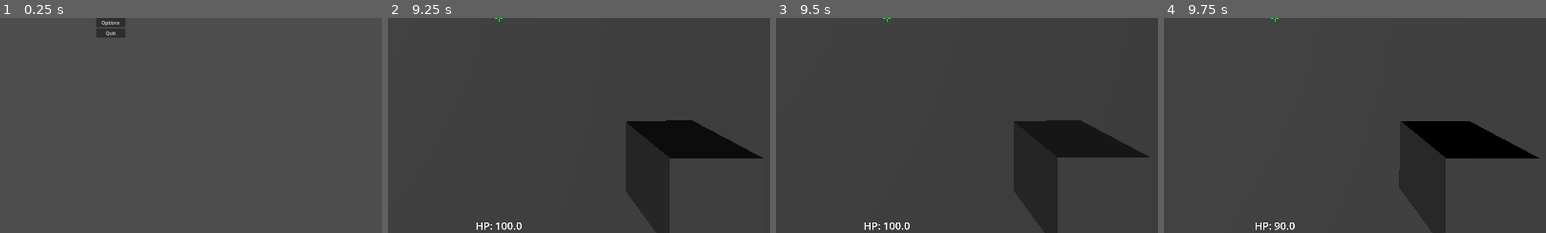
Above: before the commit, frames 1-4 (left to right).
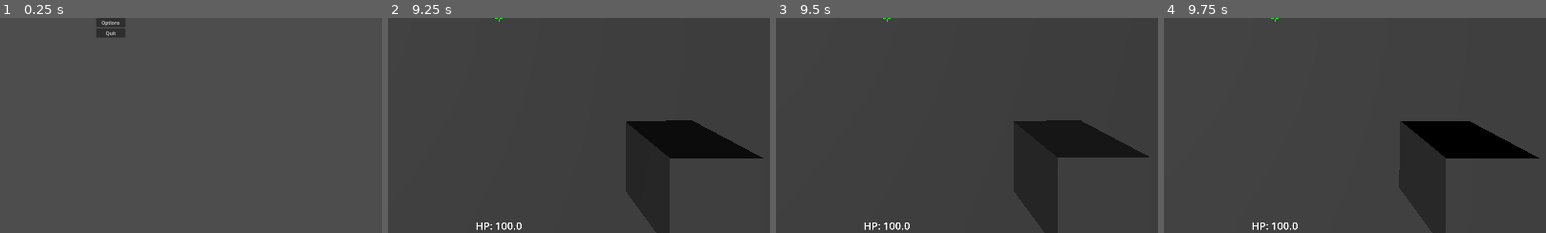
Above: after the commit, the same moments.

Repository: jarodarte/project-simba
Game: Godot game, scene res://game_start.tscn
Two runs of this game, one before a commit and one after it. Both use one fixed random seed, a clock stepped at 60 frames per second and the inputs below. Sound files missing from this copy of the repository are replaced by a short silence.
Inputs (mouse positions are % of the whole screen's width and height, from its top left):
- Up to frame 1 (0.25 s): no input
- Up to frame 2 (9.25 s): click "Play" at 0.5 s; tap Enter at 1.25, 6.5 s; move the mouse to (55, 50) at 1.27 s; press the mouse at (55, 50) at 1.28 s; hold W (forward) 1.28-6.53 s; tap Space (jump) at 1.52, 2.27, 3.77, 4.25, 4.52, 5.27, 6.77, 7.52, 8.27 s; move the mouse to (45, 50) at 2.02 s; release the mouse at (45, 50) at 2.03 s; tap E (interact) at 2.1 s; click (45, 50) at 2.3 s; move the mouse to (52, 48) at 2.77 s; hold Mouse wheel up (next_weapon) 2.78-3.53 s; click (52, 48) at 3.05 s; move the mouse to (49, 52) at 3.52 s; tap Mouse wheel down (prev_weapon) at 3.6 s; click (49, 52) at 3.8 s; move the mouse to (57, 51) at 4.27 s; press the mouse at (57, 51) at 4.28 s; move the mouse to (42, 49) at 5.02 s; release the mouse at (42, 49) at 5.03 s; tap 1 (weapon_1) at 5.1 s; click (42, 49) at 5.3 s; move the mouse to (51, 50) at 5.77 s; press the mouse at (51, 50) at 5.78 s; tap 2 (weapon_2) at 5.85 s; move the mouse to (46, 48) at 6.52 s; release the mouse at (46, 48) at 6.53 s; hold D (right) 6.53-7.28 s; click (46, 48) at 6.6 s; move the mouse to (55, 50) at 7.27 s; hold E (interact) 7.28-8.03 s; hold W (forward) from 7.28 s (still down); click (55, 50) at 7.55 s; move the mouse to (45, 50) at 8.02 s; tap Mouse wheel up (next_weapon) at 8.1 s; click (45, 50) at 8.3 s; move the mouse to (52, 48) at 8.77 s; hold Mouse wheel down (prev_weapon) from 8.78 s (still down); click (52, 48) at 9.05 s
- Up to frame 3 (9.5 s): keep holding W (forward); keep holding Mouse wheel down (prev_weapon)
- Up to frame 4 (9.75 s): tap Space (jump) at 9.5 s; move the mouse to (49, 52) at 9.52 s; release W (forward) at 9.53 s; release Mouse wheel down (prev_weapon) at 9.53 s; hold A (left) from 9.53 s (still down); click (49, 52) at 9.6 s
The pictures show only the part of the screen within x 36-86%, y 50-100%; the shares and areas given below are measured in that part.

Frames 1-3 are identical in both runs. In frame 4, 0.2% of the frame differs, in the area x 23-35%, y 95-99%.

Commit message:
refactor enemy data
refactor enemy.gd to EnemyData and basic_enemy to allow multiple enemy types

Diff:
--- /dev/null
+++ b/EnemyData.gd
@@ -0,0 +1,9 @@
+extends Resource
+class_name EnemyData
+
+@export var enemy_name: String = "Basic"
+@export var max_health: float = 100.0
+@export var speed: float = 2.0
+@export var contact_damage: float = 10.0
+@export var points_on_death: int = 10
+@export var enemy_headshot_multiplier: float = 1.0
--- /dev/null
+++ b/basic_enemy.tres
@@ -0,0 +1,7 @@
+[gd_resource type="Resource" script_class="EnemyData" format=3 uid="uid://bswlakghi5nem"]
+
+[ext_resource type="Script" uid="uid://oue58volyrm1" path="res://EnemyData.gd" id="1_0clu7"]
+
+[resource]
+script = ExtResource("1_0clu7")
+metadata/_custom_type_script = "uid://oue58volyrm1"
--- a/enemy.tscn
+++ b/basic_enemy.tscn
@@ -1,40 +1,51 @@
 [gd_scene format=3 uid="uid://dnkfhtodwr512"]
 
-[ext_resource type="Script" uid="uid://c811pnb2j8kpy" path="res://enemy.gd" id="1_7k104"]
+[ext_resource type="Script" uid="uid://c811pnb2j8kpy" path="res://enemy.gd" id="1_rwafm"]
+[ext_resource type="Resource" uid="uid://bswlakghi5nem" path="res://basic_enemy.tres" id="2_rwafm"]
 
-[sub_resource type="CapsuleShape3D" id="CapsuleShape3D_qi2p4"]
-radius = 0.4
-height = 1.0
+[sub_resource type="SphereShape3D" id="SphereShape3D_7k104"]
+radius = 0.3
 
 [sub_resource type="CapsuleShape3D" id="CapsuleShape3D_7k104"]
 radius = 0.4
-height = 1.75
+height = 1.5
 
 [sub_resource type="CapsuleMesh" id="CapsuleMesh_a0tk4"]
 radius = 0.4
+height = 1.5
 
 [sub_resource type="StandardMaterial3D" id="StandardMaterial3D_7k104"]
+
+[sub_resource type="SphereMesh" id="SphereMesh_4gyqm"]
+radius = 0.3
+height = 0.6
 
 [sub_resource type="CapsuleShape3D" id="CapsuleShape3D_4gyqm"]
 radius = 0.4
 
-[node name="Enemy" type="CharacterBody3D" unique_id=700309911 node_paths=PackedStringArray("head_collision_shape") groups=["enemy"]]
+[node name="basic_enemy" type="CharacterBody3D" unique_id=700309911 node_paths=PackedStringArray("head_collision_shape") groups=["enemy"]]
 collision_layer = 4
 collision_mask = 5
-script = ExtResource("1_7k104")
+script = ExtResource("1_rwafm")
+data = ExtResource("2_rwafm")
 head_collision_shape = NodePath("HeadHurtbox")
 
 [node name="HeadHurtbox" type="CollisionShape3D" parent="." unique_id=1549179496]
-transform = Transform3D(1, 0, 0, 0, 1, 0, 0, 0, 1, 0, 0.5, 0)
-shape = SubResource("CapsuleShape3D_qi2p4")
+transform = Transform3D(1, 0, 0, 0, 1, 0, 0, 0, 1, 0, 0.6939442, 0)
+shape = SubResource("SphereShape3D_7k104")
 
 [node name="BodyHurtbox" type="CollisionShape3D" parent="." unique_id=1034230685]
-transform = Transform3D(1, 0, 0, 0, 1, 0, 0, 0, 1, 0, -0.1, 0)
+transform = Transform3D(1, 0, 0, 0, 1, 0, 0, 0, 1, 0, -0.25363153, 0)
 shape = SubResource("CapsuleShape3D_7k104")
 
 [node name="MeshInstance3D" type="MeshInstance3D" parent="." unique_id=1016774746]
+transform = Transform3D(1, 0, 0, 0, 1, 0, 0, 0, 1, 0, -0.25283492, 0)
 mesh = SubResource("CapsuleMesh_a0tk4")
 surface_material_override/0 = SubResource("StandardMaterial3D_7k104")
+
+[node name="MeshInstance3D2" type="MeshInstance3D" parent="." unique_id=651860541]
+transform = Transform3D(1, 0, 0, 0, 1, 0, 0, 0, 1, 0, 0.69285834, 0)
+mesh = SubResource("SphereMesh_4gyqm")
 
 [node name="NavigationAgent3D" type="NavigationAgent3D" parent="." unique_id=1061427175]
 
--- a/enemy.gd
+++ b/enemy.gd
@@ -3,13 +3,12 @@
 const GRAVITY = 9.8
 
 var player: Node3D = null
-var health: float = 100.0
+var health: float = 0.0
 var is_flashing: bool = false
 var _is_dead: bool = false
 var death_sound = preload("res://Audio/minimize_001.ogg")
 var DamageTextScene = preload("res://damage_text.tscn")
-
-@export var SPEED = 2.0
+@export var data: EnemyData
 @export var head_collision_shape: CollisionShape3D
 @onready var nav_agent = $NavigationAgent3D
 @onready var damage_zone = $DamageZone
@@ -17,6 +16,7 @@
 var material: StandardMaterial3D
 
 func _ready():
+	health = data.max_health
 	damage_zone.body_entered.connect(_on_body_entered)
 	player = get_tree().get_first_node_in_group("player")
 	material = mesh.get_surface_override_material(0).duplicate()
@@ -31,14 +31,14 @@
 	else:
 		velocity.y = 0
 	var direction = (nav_agent.get_next_path_position() - global_position).normalized()
-	velocity.x = direction.x * SPEED
-	velocity.z = direction.z * SPEED
+	velocity.x = direction.x * data.speed
+	velocity.z = direction.z * data.speed
 	move_and_slide()
 
 func _on_body_entered(body):
 	if not body.is_in_group("player"):
 		return
-	GameManager.take_damage(10)
+	GameManager.take_damage(data.contact_damage)
 	_die()
 
 func take_damage(base_amount: float, hit: Dictionary = {}):
@@ -55,7 +55,7 @@
 				is_headshot = hit_shape == head_collision_shape
 				if is_headshot:
 					if is_instance_valid(player) and is_instance_valid(player.player_shooter) and player.player_shooter.current_weapon:
-						amount *= player.player_shooter.current_weapon.headshot_multiplier
+						amount *= player.player_shooter.current_weapon.headshot_multiplier * data.enemy_headshot_multiplier
 
 	health -= amount
 	GameManager.update_points(GameManager.points + 10)
@@ -93,6 +93,7 @@
 		return
 	_is_dead = true
 	GameManager.enemy_died()
+	GameManager.update_points(GameManager.points + data.points_on_death)
 	play_death_sound()
 	queue_free()
 
--- a/mystery_box.tscn
+++ b/mystery_box.tscn
@@ -16,7 +16,6 @@
 mesh = SubResource("BoxMesh_rl65j")
 
 [node name="CollisionShape3D" type="CollisionShape3D" parent="." unique_id=297510484]
-transform = Transform3D(3, 0, 0, 0, 3, 0, 0, 0, 3, 0, 0, 0)
 shape = SubResource("BoxShape3D_djt7h")
 
 [node name="Label3D" type="Label3D" parent="." unique_id=1664440390]
--- a/timed_spawner.tscn
+++ b/timed_spawner.tscn
@@ -1,7 +1,7 @@
 [gd_scene format=3 uid="uid://dns1tpcbxstai"]
 
 [ext_resource type="Script" uid="uid://bu8rejwohaljn" path="res://timed_spawner.gd" id="1_0sxn0"]
-[ext_resource type="PackedScene" uid="uid://dnkfhtodwr512" path="res://enemy.tscn" id="2_qj3i4"]
+[ext_resource type="PackedScene" uid="uid://dnkfhtodwr512" path="res://basic_enemy.tscn" id="2_qj3i4"]
 
 [sub_resource type="TorusMesh" id="TorusMesh_wodgk"]
 
Not shown, added: EnemyData.gd.uid
